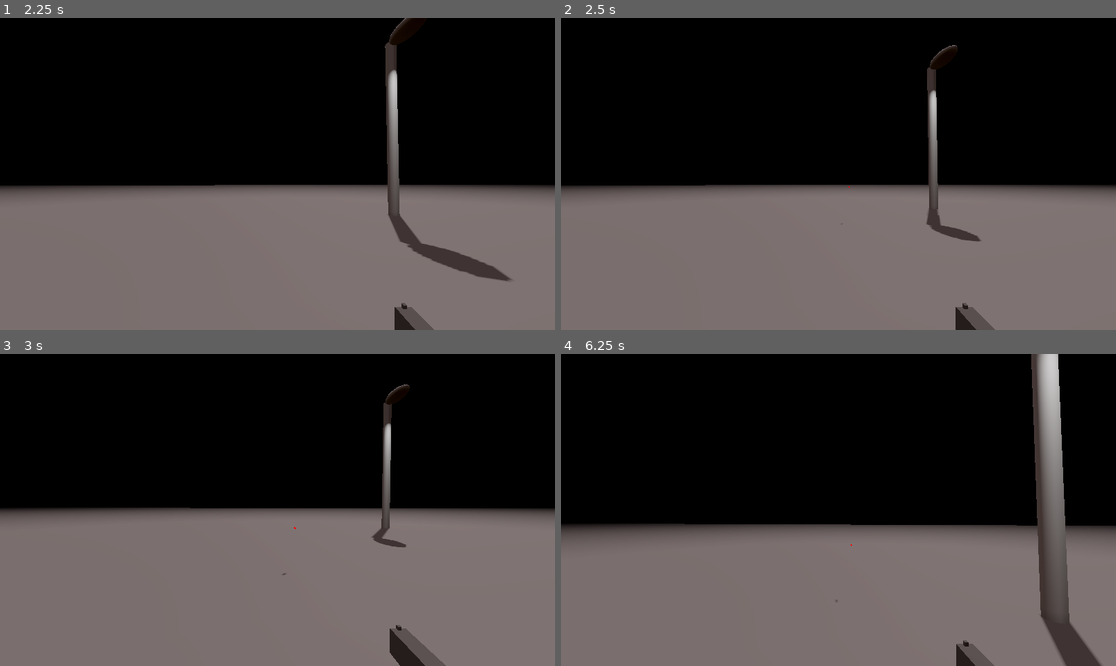
Above: before the commit, frames 1-4 (two rows, left to right).
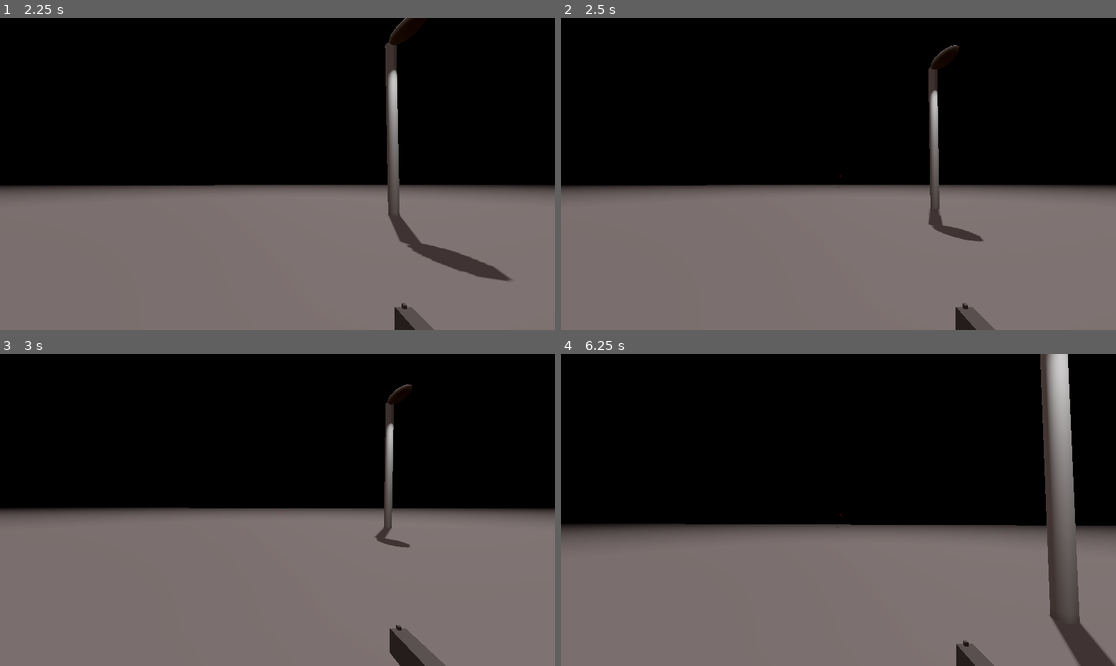
Above: after the commit, the same moments.

Repository: PixelizedGames/XZ-Rougue
Game: Godot game, scene res://level/tester.tscn
Two runs of this game, one before a commit and one after it. Both use one fixed random seed, a clock stepped at 60 frames per second and the inputs below.
Inputs (mouse positions are in pixels of both pictures, inside the frame that each line leads up to):
- Up to frame 1 (2.25 s): move the mouse to (305, 174) at 0.52 s; hold A (a) 0.53-1.28 s; tap Space (jump) at 0.77, 1.52 s; tap D (d) at 0.8, 1.35 s; move the mouse to (249, 174) at 1.27 s; tap S (s) at 1.55 s; move the mouse to (288, 167) at 2.02 s; hold S (s) from 2.03 s (still down)
- Up to frame 2 (2.5 s): keep holding S (s); click (849, 167) at 2.3 s
- Up to frame 3 (3 s): move the mouse to (271, 516) at 2.77 s; release S (s) at 2.78 s; click (271, 516) at 2.85 s
- Up to frame 4 (6.25 s): tap Space (jump) at 3.02, 3.77, 4.52, 6.02 s; tap W (w) at 3.05 s; move the mouse to (877, 513) at 3.52 s; hold W (w) 3.53-4.28 s; tap A (a) at 3.8, 4.35 s; move the mouse to (794, 506) at 4.27 s; tap D (d) at 4.55, 5.85 s; move the mouse to (844, 510) at 5.02 s; hold Ctrl (ctrl) 5.03-5.78 s; tap S (s) at 5.3 s; move the mouse to (816, 503) at 5.77 s; click (816, 503) at 6.05 s

Frame 1 is identical in both runs. In frame 2, 0.4% of the frame differs, in the area x 26-77%, y 8-72%; in frame 3, 0.6%; in frame 4, 5.0%, in the area x 49-100%, y 0-100%.

Commit message:
enemy shoots

Diff:
--- /dev/null
+++ b/objects/e_bullet.tscn
@@ -0,0 +1,16 @@
+[gd_scene load_steps=4 format=3 uid="uid://dykrl0jcycxi0"]
+
+[ext_resource type="Script" uid="uid://bo4s5jllj1cfo" path="res://scripts/e_bullet.tres.gd" id="1_4hhe6"]
+
+[sub_resource type="CylinderMesh" id="CylinderMesh_sxhdm"]
+
+[sub_resource type="CylinderShape3D" id="CylinderShape3D_4hhe6"]
+
+[node name="E_Bullet" type="CharacterBody3D"]
+script = ExtResource("1_4hhe6")
+
+[node name="MeshInstance3D" type="MeshInstance3D" parent="."]
+mesh = SubResource("CylinderMesh_sxhdm")
+
+[node name="CollisionShape3D" type="CollisionShape3D" parent="."]
+shape = SubResource("CylinderShape3D_4hhe6")
--- a/objects/moveable_box.tscn
+++ b/objects/moveable_box.tscn
@@ -1,8 +1,8 @@
 [gd_scene load_steps=5 format=3 uid="uid://cahfb2ebnegxy"]
 
-[sub_resource type="PhysicsMaterial" id="PhysicsMaterial_4e6a7"]
-friction = 200.0
-bounce = 0.5
+[sub_resource type="GDScript" id="GDScript_4e6a7"]
+script/source = "extends CharacterBody3D
+"
 
 [sub_resource type="StandardMaterial3D" id="StandardMaterial3D_4e6a7"]
 albedo_color = Color(0.348715, 0.175495, 2.16588e-07, 1)
@@ -12,14 +12,12 @@
 
 [sub_resource type="BoxShape3D" id="BoxShape3D_s3f4i"]
 
-[node name="moveable box" type="RigidBody3D"]
-collision_layer = 2
-mass = 500.0
-physics_material_override = SubResource("PhysicsMaterial_4e6a7")
-gravity_scale = 1.5
+[node name="moveable box" type="CharacterBody3D"]
+script = SubResource("GDScript_4e6a7")
 
 [node name="MeshInstance3D" type="MeshInstance3D" parent="."]
 mesh = SubResource("BoxMesh_4e6a7")
+skeleton = NodePath("")
 
 [node name="CollisionShape3D" type="CollisionShape3D" parent="."]
 shape = SubResource("BoxShape3D_s3f4i")
--- a/objects/p_bullet.tscn
+++ b/objects/p_bullet.tscn
@@ -1,7 +1,6 @@
-[gd_scene load_steps=7 format=3 uid="uid://bh8xqox45d4mh"]
+[gd_scene load_steps=6 format=3 uid="uid://bh8xqox45d4mh"]
 
 [ext_resource type="Script" uid="uid://duypox2o604n8" path="res://scripts/p_bullet.gd" id="1_oosud"]
-[ext_resource type="AudioStream" uid="uid://bxvpdvp8igso3" path="res://audio/shoot-5-102360.mp3" id="2_pgmnd"]
 
 [sub_resource type="StandardMaterial3D" id="StandardMaterial3D_wfge4"]
 albedo_color = Color(1, 0, 0, 1)
@@ -30,15 +29,10 @@
 
 [node name="Timer" type="Timer" parent="."]
 
-[node name="AudioStreamPlayer3D" type="AudioStreamPlayer3D" parent="."]
-stream = ExtResource("2_pgmnd")
-autoplay = true
-
 [node name="Timer2" type="Timer" parent="."]
-wait_time = 0.01
+wait_time = 0.05
 
 [node name="Bullet_area" type="Area3D" parent="."]
-transform = Transform3D(1.12231, 0, 0, 0, 1.08965, 0, 0, 0, 1.12115, 0, 0, 0)
 
 [node name="CollisionShape3D" type="CollisionShape3D" parent="Bullet_area"]
 shape = SubResource("CylinderShape3D_pheql")
@@ -46,6 +40,12 @@
 [node name="Timer3" type="Timer" parent="."]
 wait_time = 0.1
 
+[node name="SpotLight3D" type="SpotLight3D" parent="."]
+transform = Transform3D(1, 0, 0, 0, -4.37114e-08, -1, 0, 1, -4.37114e-08, 0, 1.3339, 0)
+light_energy = 20.0
+spot_range = 17.7039
+
+[connection signal="timeout" from="Timer" to="." method="_on_timer_timeout"]
 [connection signal="timeout" from="Timer2" to="." method="_on_timer_2_timeout"]
 [connection signal="body_entered" from="Bullet_area" to="." method="_on_bullet_area_body_entered"]
 [connection signal="timeout" from="Timer3" to="." method="_on_timer_3_timeout"]
--- a/players/character_body_3d.tscn
+++ b/players/character_body_3d.tscn
@@ -1,7 +1,8 @@
-[gd_scene load_steps=10 format=3 uid="uid://cqljr0cnb8ux5"]
+[gd_scene load_steps=11 format=3 uid="uid://cqljr0cnb8ux5"]
 
 [ext_resource type="Script" uid="uid://bvyi0t5o54ccw" path="res://scripts/character_body_3d.gd" id="1_ual4q"]
 [ext_resource type="AudioStream" uid="uid://bgur4m36yyqw6" path="res://audio/walking-sound-effect-272246.mp3" id="2_168h7"]
+[ext_resource type="AudioStream" uid="uid://bxvpdvp8igso3" path="res://audio/shoot-5-102360.mp3" id="3_72r58"]
 
 [sub_resource type="CapsuleMesh" id="CapsuleMesh_ht0ol"]
 
@@ -81,6 +82,9 @@
 mesh = SubResource("BoxMesh_72r58")
 skeleton = NodePath("../..")
 
+[node name="spawning_pos" type="Node3D" parent="pistol"]
+transform = Transform3D(-1, 1.04907e-06, -3.82137e-15, 0, -5.24537e-07, -1, -8.74228e-08, -12, 4.37114e-08, -4.76837e-07, 0.206795, 5.19077)
+
 [node name="PSTimer" type="Timer" parent="."]
 wait_time = 0.5
 
@@ -90,5 +94,10 @@
 [node name="CollisionShape3D" type="CollisionShape3D" parent="Area3D"]
 shape = SubResource("CapsuleShape3D_168h7")
 
+[node name="gun_shot" type="AudioStreamPlayer3D" parent="."]
+stream = ExtResource("3_72r58")
+max_db = 6.0
+autoplay = true
+
 [connection signal="timeout" from="PSTimer" to="." method="_on_ps_timer_timeout"]
 [connection signal="body_entered" from="Area3D" to="." method="_on_area_3d_body_entered"]
--- a/players/enemy_guard.tscn
+++ b/players/enemy_guard.tscn
@@ -17,6 +17,8 @@
 material = SubResource("StandardMaterial3D_dltxv")
 
 [sub_resource type="CapsuleShape3D" id="CapsuleShape3D_vktuh"]
+
+[sub_resource type="CylinderShape3D" id="CylinderShape3D_vktuh"]
 
 [node name="enemy guard" type="CharacterBody3D"]
 script = ExtResource("1_vktuh")
@@ -40,6 +42,19 @@
 [node name="CollisionShape3D" type="CollisionShape3D" parent="Enemy"]
 shape = SubResource("CapsuleShape3D_vktuh")
 
+[node name="shot area" type="Area3D" parent="."]
+
+[node name="CollisionShape3D" type="CollisionShape3D" parent="shot area"]
+transform = Transform3D(12.69, 0, 0, 0, 1.9, 0, 0, 0, 12.2, 0, 0, 0)
+shape = SubResource("CylinderShape3D_vktuh")
+
+[node name="shoot_delay" type="Timer" parent="."]
+
+[node name="spawn_pos" type="Node3D" parent="."]
+transform = Transform3D(1, 0, 0, 0, -4.37114e-08, -1, 0, 1, -4.37114e-08, 0, 0, -0.898999)
+
 [connection signal="timeout" from="Timer" to="." method="_on_timer_timeout"]
 [connection signal="area_entered" from="Enemy" to="." method="_on_enemy_area_entered"]
 [connection signal="body_entered" from="Enemy" to="." method="_on_enemy_body_entered"]
+[connection signal="body_entered" from="shot area" to="." method="_on_shot_area_body_entered"]
+[connection signal="timeout" from="shoot_delay" to="." method="_on_shoot_delay_timeout"]
--- a/scripts/character_body_3d.gd
+++ b/scripts/character_body_3d.gd
@@ -78,8 +78,9 @@
 		PSReady = false
 		PSTimer.start()
 		var instance = bullet_scene.instantiate()
-		instance.global_transform = $pistol/MeshInstance3D7.global_transform
+		instance.global_transform = $pistol/spawning_pos.global_transform
 		get_parent().add_child(instance)
+		$gun_shot.play()
 
 
 func _on_ps_timer_timeout():
--- /dev/null
+++ b/scripts/e_bullet.tres.gd
@@ -0,0 +1,10 @@
+extends CharacterBody3D
+
+
+const SPEED = 1.0
+const JUMP_VELOCITY = 4.5
+
+
+func _physics_process(delta: float) -> void:
+	position+=transform.basis * Vector3(0,-SPEED,0)
+	move_and_slide()
--- a/scripts/enemy_guard.gd
+++ b/scripts/enemy_guard.gd
@@ -2,10 +2,14 @@
 class_name enemy
 var imunity = false
 var health = 10
+var shoot_avalible = true
 const SPEED = 5.0
 const JUMP_VELOCITY = 4.5
 @onready var timer = $Timer
+@onready var delay_timer = $shoot_delay
 @onready var player = $"../player"
+@onready var bullet_scene = preload("res://objects/e_bullet.tscn")
+@onready var spawn_pos = $spawn_pos
 
 func _physics_process(delta):
 	if health <=0:
@@ -35,3 +39,16 @@
 
 func _on_timer_timeout():
 	imunity = false
+
+
+func _on_shot_area_body_entered(body: Node3D) -> void:
+	if body is player and shoot_avalible == true:
+		shoot_avalible = false
+		delay_timer.start()
+		var instance = bullet_scene.instantiate()
+		instance.global_transform = spawn_pos.global_transform
+		get_parent().add_child(instance)
+
+
+func _on_shoot_delay_timeout() -> void:
+	shoot_avalible = true
--- a/scripts/p_bullet.gd
+++ b/scripts/p_bullet.gd
@@ -3,30 +3,21 @@
 @onready var timer = $Timer
 @onready var timer2 = $Timer2
 @onready var timer3 = $Timer3
-var SPEED = 7
+var SPEED = 1
+
+
 
 func _process(delta: float) -> void:
 	pass
 func _physics_process(delta: float) -> void:
-	pass
+	position+=transform.basis * Vector3(0,-SPEED,0)
+	move_and_slide()
 
 func _ready():
 	timer.start()
 	timer2.start()
-
-
-
-
-
 func _on_timer_timeout() -> void:
 	queue_free()
-
-
-func _on_timer_2_timeout() -> void:
-	timer2.start()
-	position+=transform.basis * Vector3(0,-SPEED,0)
-	move_and_slide()
-
 
 func _on_bullet_area_body_entered(body):
 	if body is enemy:
Not shown: 1 places in players/enemy_guard.tscn that only renumber resources
Not shown, added: scripts/e_bullet.tres.gd.uid
